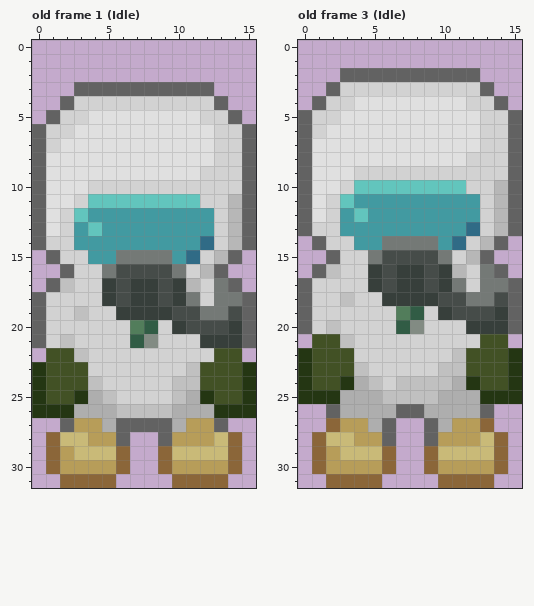
Two states of a pixel-art file, Assets/aesprite/char.aseprite. The picture above is the old version.
16x32 pixels, 22 frames. Colours within 5 levels of each other are drawn and written as one. Shown: old frame 1 (Idle), old frame 3 (Idle). The commit also changed other frames, which this record leaves out.
And afterwards:
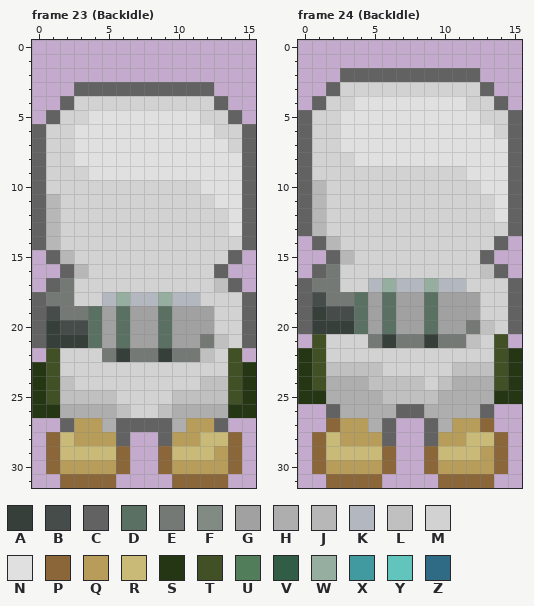
Palette (. is transparent): A #373f3b  B #464c49  C #626262  D #597062  E #747976  F #828b83  G #a1a1a1  H #aeaeae  J #b7b7b7  K #b3b8c0  L #c0c0c0  M #d2d2d2  N #e0e0e0  P #8b6639  Q #b79d59  R #c9ba78  S #243613  T #425125  U #527d5b  V #315c45  W #96ae9f  X #429aa1  Y #62c5bd  Z #306b86
A new or re-ordered frame is compared with the old frame closest to it.
Commit: BackIdle
Diff:
frames 22 -> 38
layer "Front/Player" added
layer "Player/Legs" removed
layer "Player/Arms" removed
layer "Player/Body" removed
layer "Player/logo" removed
layer "Player/Head" removed
layer "Player/Lens" removed
layer "Player/mask" removed
layer "Player/Outline" removed
Frame 23 (BackIdle) is new; against old frame 1 (Idle), layer "Front/Player":
y 7: x 2 N -> M; x 13 M -> N
y 8: x 1..2 NN -> MM; x 13..14 MM -> NN
y 9..10: x 1..3 NNN -> MMM; x 12..14 MMM -> NNN
y 11: x 1..2 NN -> JM; x 4..11 YYYYYYYY -> MMMMMMMM; x 13..14 MJ -> NN
y 12: x 1 N -> J; x 3..12 YXXXXXXXXX -> MMMMMMMMMM; x 14 J -> N
y 13: x 1 N -> J; x 3..12 XYXXXXXXXX -> MMMMMMMMMM; x 14 J -> N
y 14: x 1 M -> J; x 3..12 XXXXXXXXXZ -> MMMMMMMMMM; x 14 J -> M
y 15: x 2 M -> J; x 4..11 XXEEEEXZ -> MMMMMMMM; x 13 J -> M
y 16: x 3 M -> J; x 5..10 EBBBBE -> MMMMMM; x 12 J -> M
y 17: x 2 L -> E; x 5..11 ABAABAJ -> MMMMMMM; x 13 E -> L
y 18: x 1..2 MM -> EE; x 5..11 ABAABAE -> KWKKWKK; x 13..14 EE -> MM
y 19: x 1..14 MMLMMAAAABBEEB -> BEEDGDGGDGGGMM
y 20: x 1..14 MMMMMMUVMABBBA -> ABBDGDGGDGGGMM
y 21: x 1..14 MLMMMMVFMMMAAA -> AAADGDGGDGGELM
y 22: x 2..3 TL -> MM; x 5..13 MMMMMMMMT -> EAEEAEELM
y 23: x 2..3 TT -> MM; x 11..13 LTT -> MMM
y 24: x 2..4 TTL -> LMM; x 10..13 LLTT -> MMLL
y 25: x 2..4 TSH -> LLL; x 11..13 HST -> LLL
y 26: x 2 S -> H; x 7..8 LL -> MM; x 13 S -> H
y 28: x 3 R -> Q; x 12 Q -> R
y 29: x 2 Q -> R; x 13 R -> Q
Frame 24 (BackIdle) is new; against old frame 3 (Idle), layer "Front/Player":
y 6: x 2 N -> M; x 13 M -> N
y 7: x 1..2 NN -> MM; x 13..14 MM -> NN
y 8..9: x 1..3 NNN -> MMM; x 12..14 MMM -> NNN
y 10: x 1..2 NN -> JM; x 4..11 YYYYYYYY -> MMMMMMMM; x 13..14 MJ -> NN
y 11: x 1 N -> J; x 3..12 YXXXXXXXXX -> MMMMMMMMMM; x 14 J -> N
y 12: x 1 N -> J; x 3..12 XYXXXXXXXX -> MMMMMMMMMM; x 14 J -> N
y 13: x 1 M -> J; x 3..12 XXXXXXXXXZ -> MMMMMMMMMM; x 14 J -> M
y 14: x 2 M -> J; x 4..11 XXEEEEXZ -> MMMMMMMM; x 13 J -> M
y 15: x 3 M -> J; x 5..10 EBBBBE -> MMMMMM; x 12 J -> M
y 16: x 2 L -> E; x 5..11 ABAABAJ -> MMMMMMM; x 13 E -> L
y 17: x 1..2 MM -> EE; x 5..11 ABAABAE -> KWKKWKK; x 13..14 EE -> MM
y 18: x 1..14 MMLMMAAAABBEEB -> BEEDGDGGDGGGMM
y 19: x 1..14 MMMMMMUVMABBBA -> ABBDGDGGDGGGMM
y 20: x 1..14 MLMMMMVFMMMAAA -> AAADGDGGDGGELM
y 21: x 2..3 TL -> MM; x 5..13 MMMMMMMMT -> EAEEAEELM
y 22: x 2..3 TT -> MM; x 11..13 LTT -> MMM
y 23: x 2..3 TT -> LL; x 5 M -> L; x 10 L -> M; x 12..13 TT -> LL
y 24: x 2..3 TS -> HH; x 6 M -> L; x 9 L -> M; x 12..13 ST -> HH
y 25: x 2 S -> H; x 13 S -> H
y 28: x 3 R -> Q; x 12 Q -> R
y 29: x 2 Q -> R; x 13 R -> Q
Pixel boxes of the changes (left, top, right, bottom) in both pictures:
changed: (46, 138, 242, 460)
changed: (312, 124, 508, 460)
